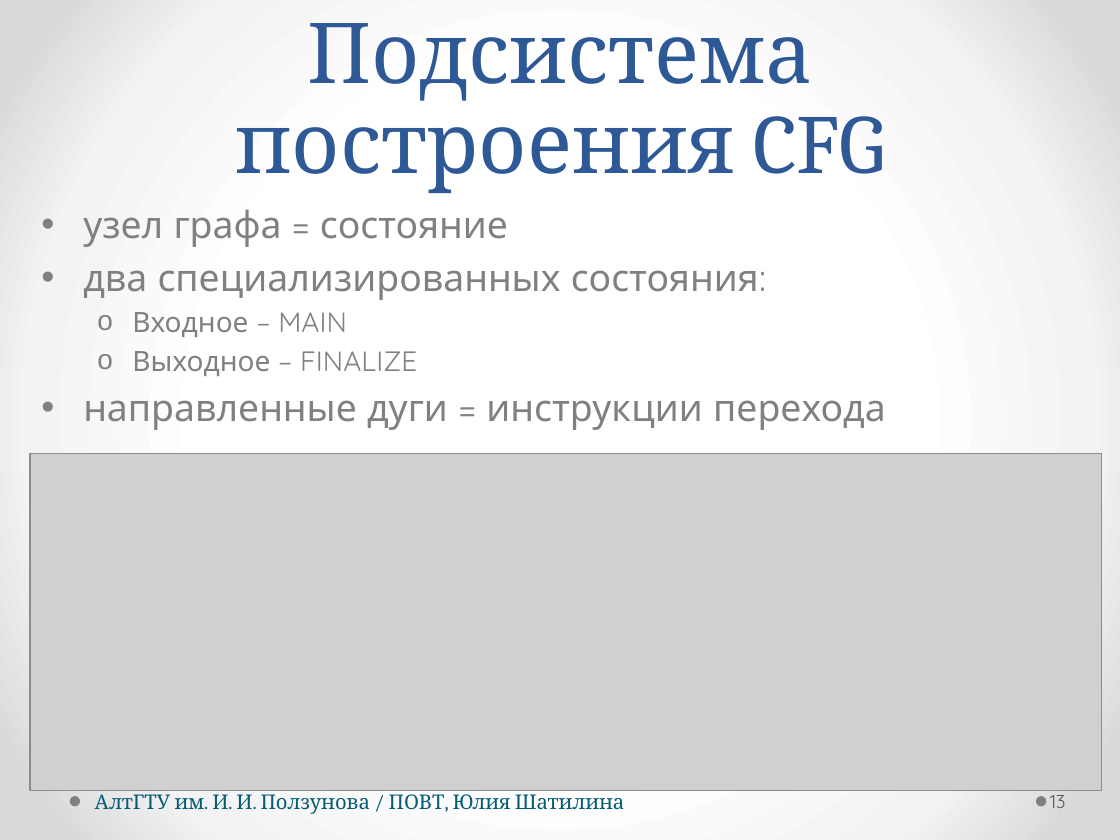
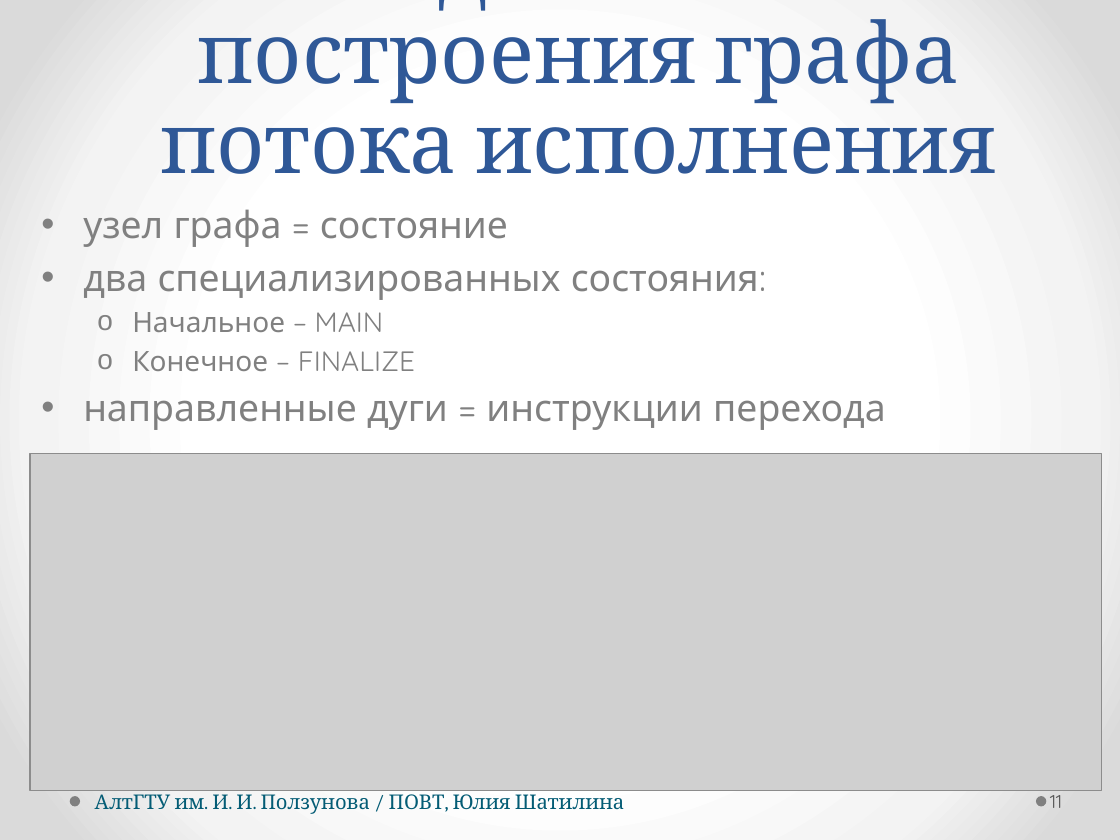
Before and after one commit to hisohito/proto-doc, a slide deck: slide 11 of shatilina.pptx (slide 13 before the commit). Drawn at 1120x840 pixels with LibreOffice and Linux fonts; fonts in the diff are those of the drawing; grey boxes stand for pictures. Boxes give left, top, right and bottom in pixels: in the first picture for what was removed or moved away, otherwise in the second. Text is boxed around its words. In the diff, an @@ line names an element or a change of style, - is before the commit and + after.

```diff
--- a/shatilina.pptx
+++ b/shatilina.pptx
@@ title at <box>160,5,996,174</box>: text changed @@
-Подсистема построения CFG
+Подсистема построения графа потока исполнения
@@ text at <box>132,312,415,371</box>: text changed @@
-  o Входное – MAIN
-  o Выходное – FINALIZE
+  o Начальное – MAIN
+  o Конечное – FINALIZE
@@ page number at <box>1050,790,1062,808</box>: text changed @@
-13
+11
```
Also in this commit, not shown: 5 other slides changed, 2 slides removed, 2 other files.
